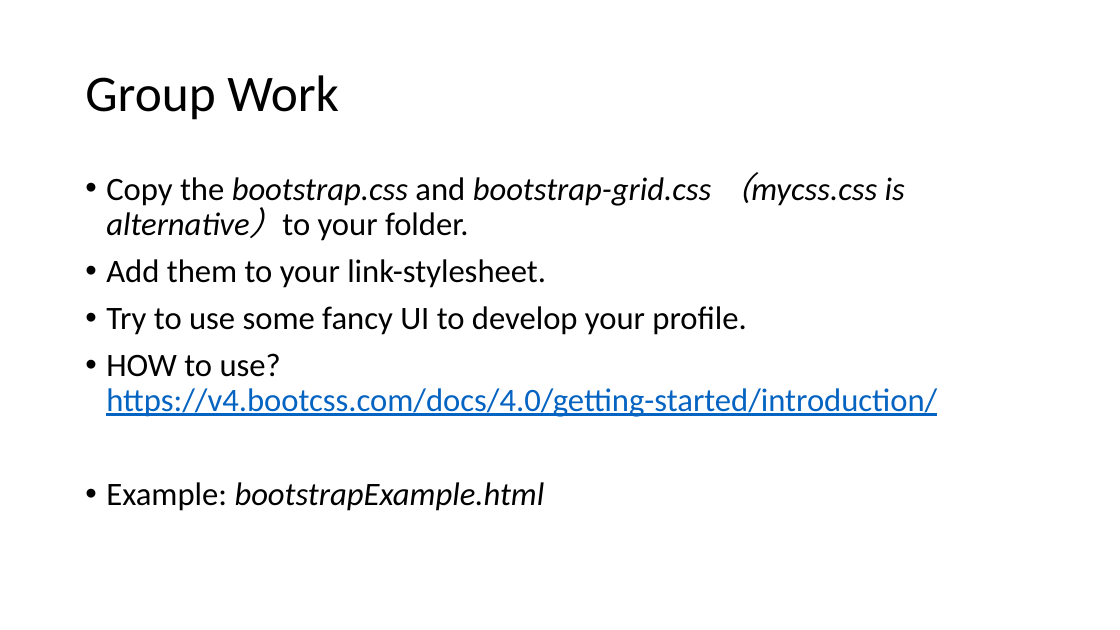
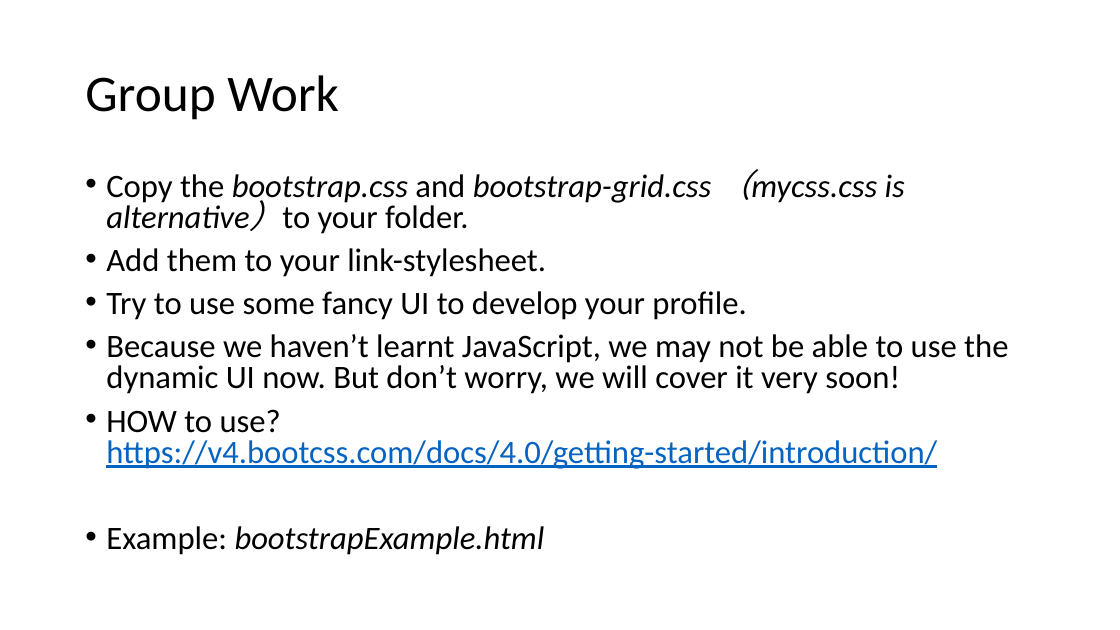
Before and after one commit to PolarisStudio/LGUReact, a slide deck: slide 28 of L2/L2.pptx. Drawn at 1120x630 pixels with LibreOffice and Linux fonts; fonts in the diff are those of the drawing. Boxes give left, top, right and bottom in pixels: in the first picture for what was removed or moved away, otherwise in the second. Text is boxed around its words. In the diff, an @@ line names an element or a change of style, - is before the commit and + after.

Commit message:
L2 bootstrap

```diff
--- a/L2/L2.pptx
+++ b/L2/L2.pptx
@@ text at box(106, 170, 937, 555): line spacing 0.9 to 0.8 @@
@@ text at box(106, 334, 1008, 394): paragraph added @@
+• Because we haven’t learnt JavaScript, we may not be able to use the dynamic UI now. But don’t worry, we will cover it very soon!
```
